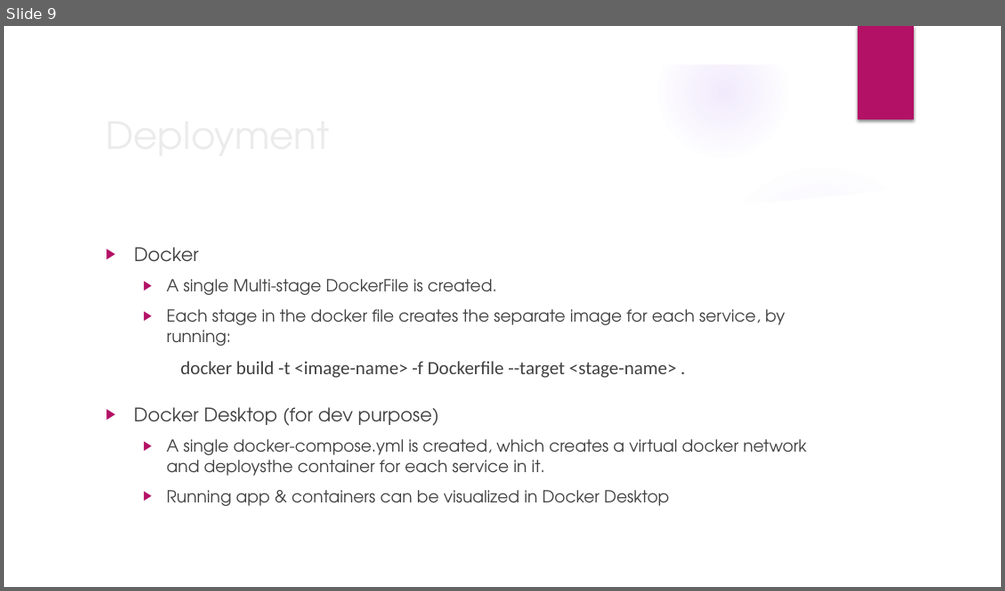
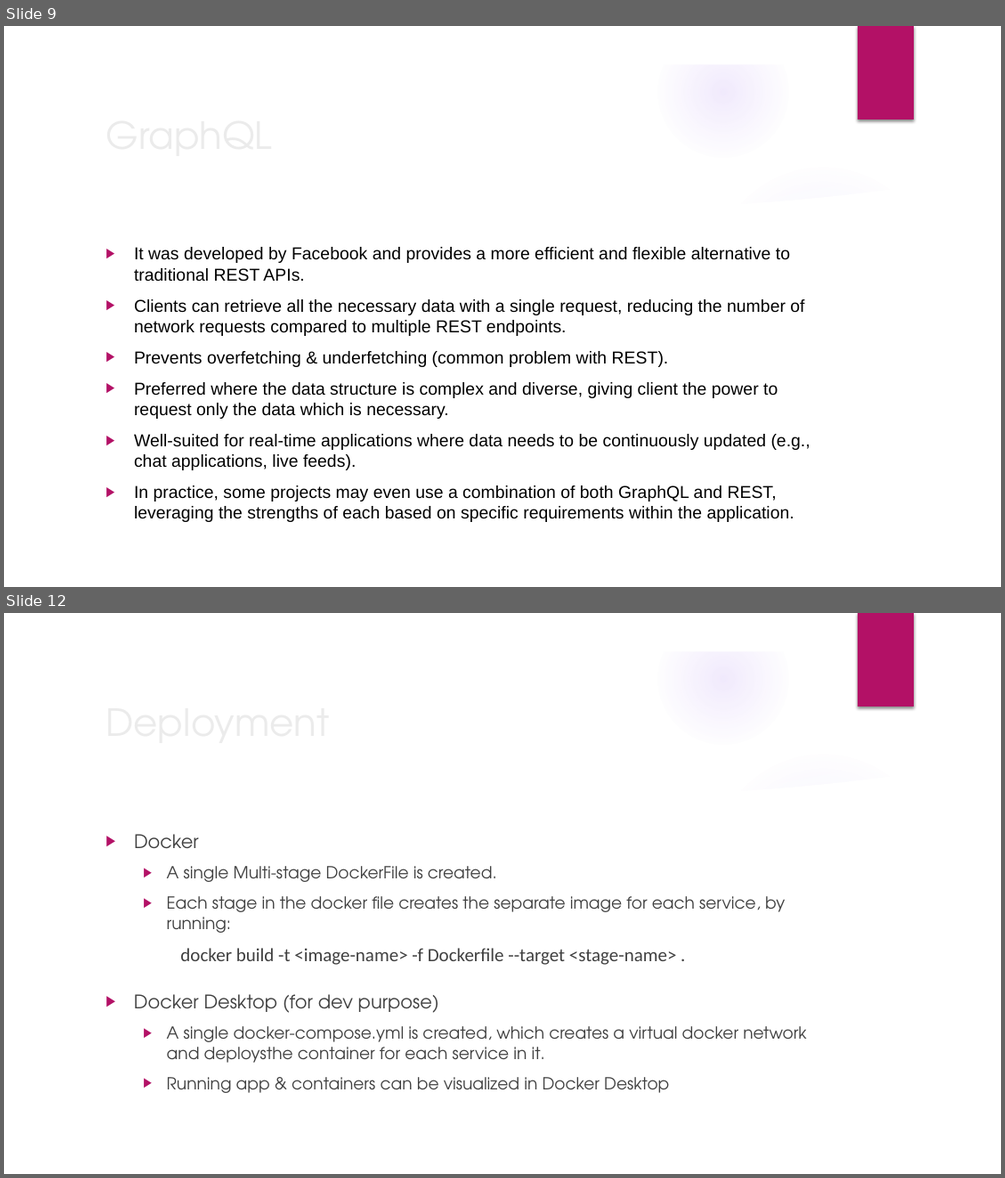
Before and after one commit to iamtarun99/Video-share-platform, a slide deck: Video Share Platform.pptx. Shown one above the other, each under a label of ours: slide 9 before the commit, slides 9 and 12 after it; the slides between them are not shown. The pictures are 1005x591 and 1005x1178 pixels, drawn with LibreOffice and Linux fonts; fonts in the diff are those of the drawing; background and template pictures are left out. Boxes give left, top, right and bottom in pixels: in the first picture for what was removed or moved away, otherwise in the second. Text is boxed around its words. In the diff, an @@ line names an element or a change of style, - is before the commit and + after.

```diff
--- a/Video Share Platform.pptx
+++ b/Video Share Platform.pptx
@@ slide 9 added at (4, 26, 1001, 587), background picture (left out); not listed: 9 template elements that a slide beside it also shows @@
@@ title added at (98, 105, 815, 163), 36 pt, text #EBEBEB @@
+GraphQL
@@ text added at (134, 247, 810, 522), 16.6 pt, text #000000 @@
+▶ It was developed by Facebook and provides a more efficient and flexible alternative to traditional REST APIs.
+▶ Clients can retrieve all the necessary data with a single request, reducing the number of network requests compared to multiple REST endpoints.
+▶ Prevents overfetching & underfetching (common problem with REST).
+▶ Preferred where the data structure is complex and diverse, giving client the power to request only the data which is necessary.
+▶ Well-suited for real-time applications where data needs to be continuously updated (e.g., chat applications, live feeds).
+▶ In practice, some projects may even use a combination of both GraphQL and REST, leveraging the strengths of each based on specific requirements within the application.
@@ what was slide 9 is now slide 12 @@
```
Also in this commit, not shown: 8 slides changed, 3 other slides added, 1 slide removed.
